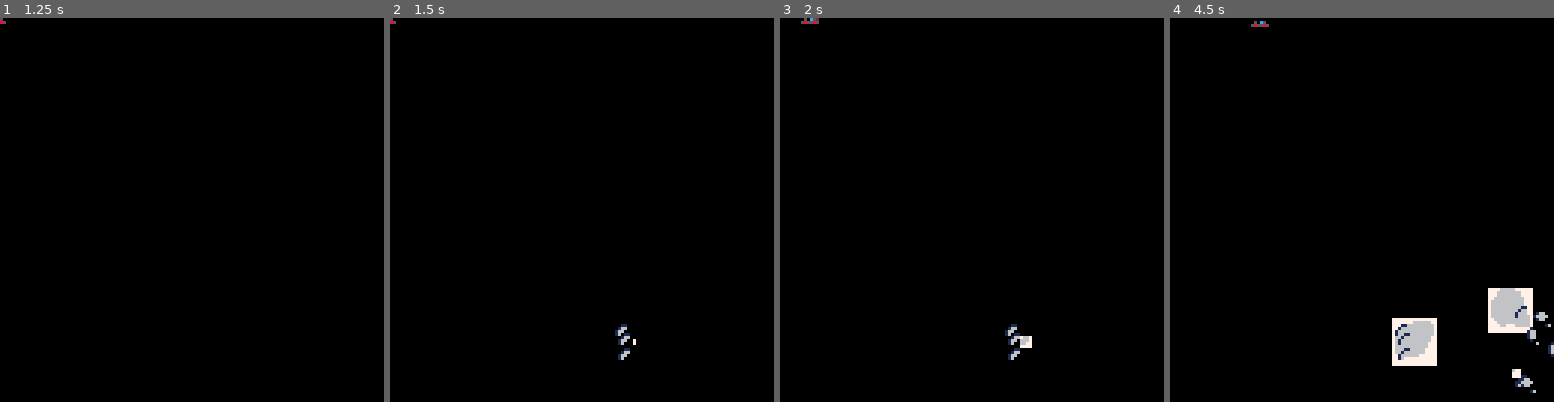
Above: before the commit, frames 1-4 (left to right).
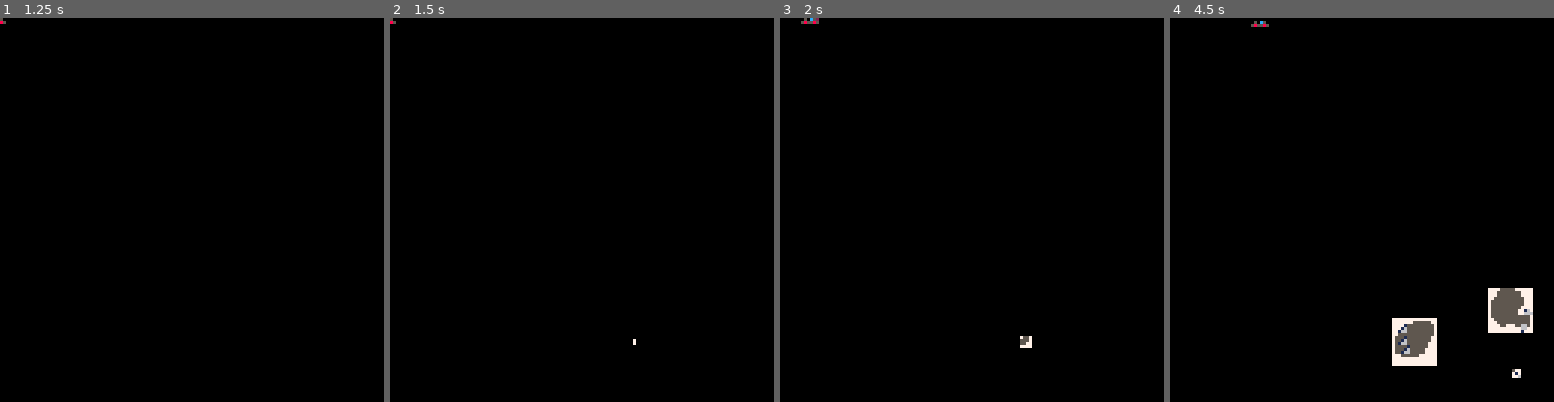
Above: after the commit, the same moments.

Repository: SlashScreen/asteroid-blaster
Game: PICO-8 cartridge asteroids.p8
Two runs of this game, one before a commit and one after it. Both use one fixed random seed, a clock stepped at 60 frames per second and the inputs below.
Inputs:
- Up to frame 1 (1.25 s): tap X (X key) at 0.33, 1.07 s
- Up to frame 2 (1.5 s): no input
- Up to frame 3 (2 s): hold Right from 1.6 s (still down); tap X (X key) at 1.85 s
- Up to frame 4 (4.5 s): release Right at 2.1 s; hold Up 2.15-2.42 s; hold Right 2.47-3.03 s; tap X (X key) at 2.97, 4.08 s; hold Left 3.08-3.58 s; hold Down 3.63-3.97 s; hold Right from 4.02 s (still down)

Frame 1 is identical in both runs. In frame 2, 0.2% of the frame differs, in the area x 58-63%, y 79-90%; in frame 3, 0.2%; in frame 4, 1.9%, in the area x 58-100%, y 70-98%.

Commit message:
the craters now match the asteroid. TODO: make them stick closer to the cener.

Diff:
--- a/asteroids.p8
+++ b/asteroids.p8
@@ -118,7 +118,8 @@
 		spsize = as.size*(as.z/100)--16*(as.size)*(as.z/100)
 		sspr((16*as.shape.sp),16,16,16,x0,y0,spsize,spsize)
 		for _,c in pairs(as.shape.craters) do
-			spr(16+c.c,as.x+c.x,as.y+c.y)
+			sspr(8*c.c,8,8,8,x0+(c.x*as.z/100),y0+(c.y*as.z/100),8*(as.z/100),8*(as.z/100))
+			--spr(16+c.c,as.x+c.x,as.y+c.y)
 		end
 	end
 	--end draw
@@ -221,22 +222,22 @@
 00100000000000000000000000000000000000000000000000000000000000000000000000000000000000000000000000000000000000000000000000000000
 00006000000001600000000000000600000000000000000000000000000000000000000000000000000000000000000000000000000000000000000000000000
 00000000000000000000000000000000000000000000000000000000000000000000000000000000000000000000000000000000000000000000000000000000
-00006666660000000000000000000000000000000000000000000000000000000000000000000000000000000000000000000000000000000000000000000000
-00066666666660000006660666666600000000006666666000000000000000000000000000000000000000000000000000000000000000000000000000000000
-00066666666660000066666666666660000006666666666600000000000000000000000000000000000000000000000000000000000000000000000000000000
-00666666666666000066666666666660000666666666666600000000000000000000000000000000000000000000000000000000000000000000000000000000
-06666666666666000066666666666660000666666666666600000000000000000000000000000000000000000000000000000000000000000000000000000000
-06666666666666000066666666666660006666666666666600000000000000000000000000000000000000000000000000000000000000000000000000000000
-06666666666666000006666666666666006666666666666600000000000000000000000000000000000000000000000000000000000000000000000000000000
-06666666666666000006666666666666066666666666666000000000000000000000000000000000000000000000000000000000000000000000000000000000
-06666666666666000006666666666666066666666666666000000000000000000000000000000000000000000000000000000000000000000000000000000000
-06666666666666600066666666666666066666666666660000000000000000000000000000000000000000000000000000000000000000000000000000000000
-06666666666666660066666666666666066666666666660000000000000000000000000000000000000000000000000000000000000000000000000000000000
-00666666666666660066666666666666066666666666600000000000000000000000000000000000000000000000000000000000000000000000000000000000
-00066666666666660066666666666660066666666666600000000000000000000000000000000000000000000000000000000000000000000000000000000000
-00066666666666660066666666666600066666666666000000000000000000000000000000000000000000000000000000000000000000000000000000000000
-00006660006666660066666666666600000666666600000000000000000000000000000000000000000000000000000000000000000000000000000000000000
-00000000000000000000000000666000000000000000000000000000000000000000000000000000000000000000000000000000000000000000000000000000
+00005555550000000000000000000000000000000000000000000000000000000000000000000000000000000000000000000000000000000000000000000000
+00055555555550000005550555555500000000005555555000000000000000000000000000000000000000000000000000000000000000000000000000000000
+00055555555550000055555555555550000005555555555500000000000000000000000000000000000000000000000000000000000000000000000000000000
+00555555555555000055555555555550000555555555555500000000000000000000000000000000000000000000000000000000000000000000000000000000
+05555555555555000055555555555550000555555555555500000000000000000000000000000000000000000000000000000000000000000000000000000000
+05555555555555000055555555555550005555555555555500000000000000000000000000000000000000000000000000000000000000000000000000000000
+05555555555555000005555555555555005555555555555500000000000000000000000000000000000000000000000000000000000000000000000000000000
+05555555555555000005555555555555055555555555555000000000000000000000000000000000000000000000000000000000000000000000000000000000
+05555555555555000005555555555555055555555555555000000000000000000000000000000000000000000000000000000000000000000000000000000000
+05555555555555500055555555555555055555555555550000000000000000000000000000000000000000000000000000000000000000000000000000000000
+05555555555555550055555555555555055555555555550000000000000000000000000000000000000000000000000000000000000000000000000000000000
+00555555555555550055555555555555055555555555500000000000000000000000000000000000000000000000000000000000000000000000000000000000
+00055555555555550055555555555550055555555555500000000000000000000000000000000000000000000000000000000000000000000000000000000000
+00055555555555550055555555555500055555555555000000000000000000000000000000000000000000000000000000000000000000000000000000000000
+00005550005555550055555555555500000555555500000000000000000000000000000000000000000000000000000000000000000000000000000000000000
+00000000000000000000000000555000000000000000000000000000000000000000000000000000000000000000000000000000000000000000000000000000
 __map__
 0000000000000000000000000000000000000000000000000000000000000000000000000000000000000000000000000000000000000000000000000000000000000000000000000000000000000000000000000000000000000000000000000000000000000000000000000000000000000000000000000000000000000000
 0000000010000000000000000000000000000000000000000000000000000000000000000000000000000000000000000000000000000000000000000000000000000000000000000000000000000000000000000000000000000000000000000000000000000000000000000000000000000000000000000000000000000000
